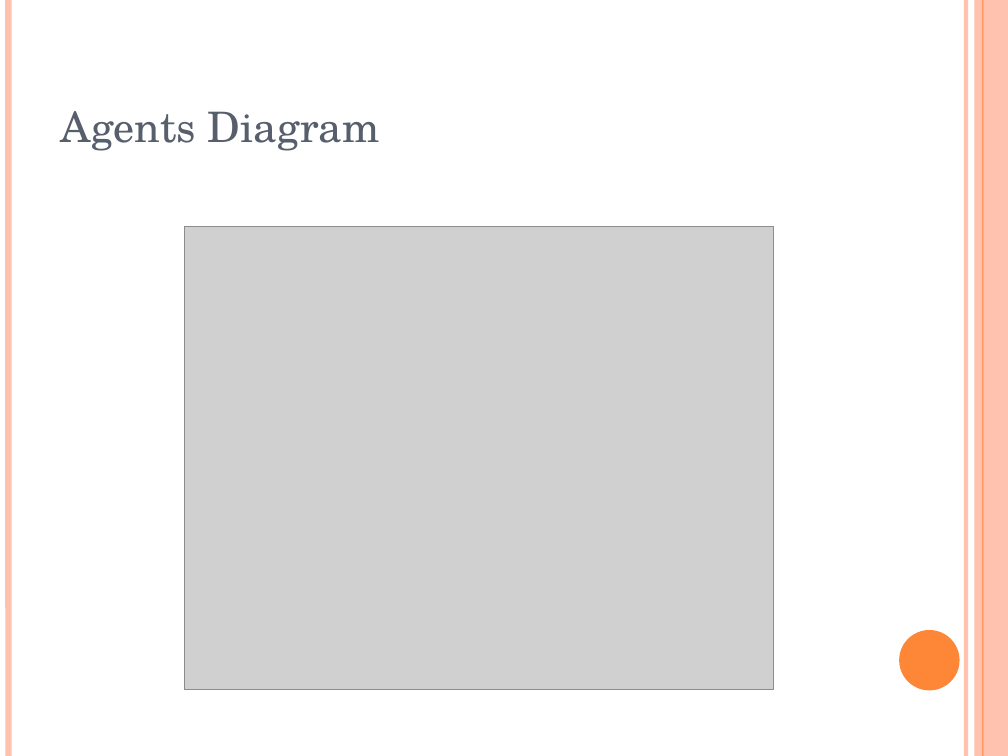
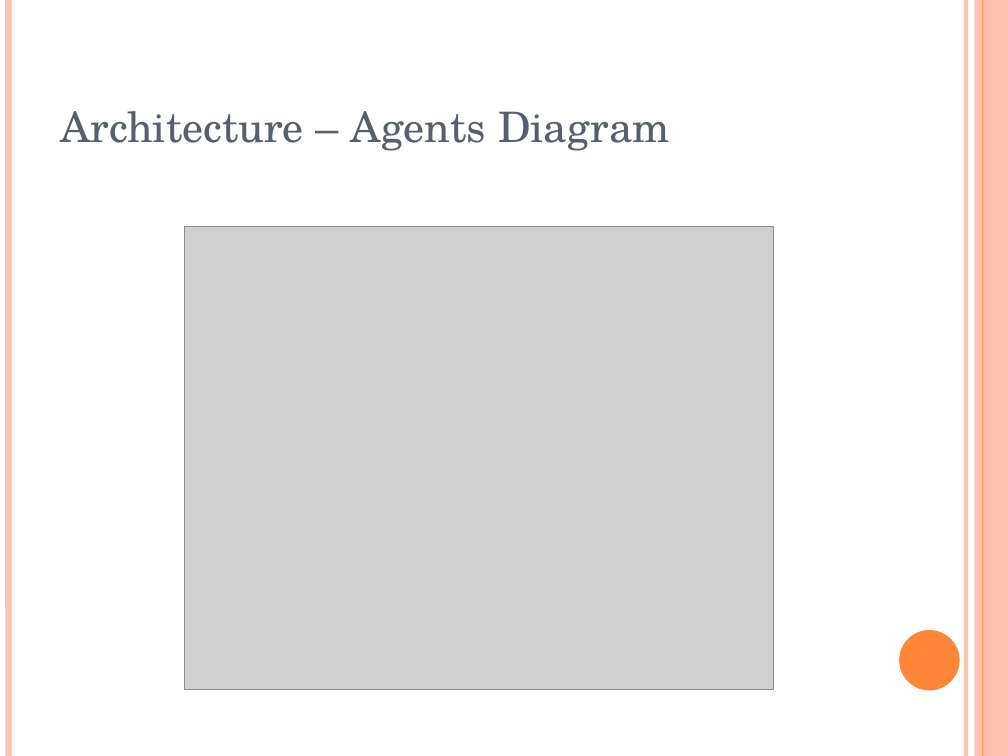
Before and after one commit to oscar-lima/sdp_ws2013_pcl, a slide deck: slide 8 of doc/apcl_presentation.pptx. Drawn at 1008x756 pixels with LibreOffice and Linux fonts; fonts in the diff are those of the drawing; grey boxes stand for pictures. Boxes give left, top, right and bottom in pixels: in the first picture for what was removed or moved away, otherwise in the second. Text is boxed around its words. In the diff, an @@ line names an element or a change of style, - is before the commit and + after.

```diff
--- a/doc/apcl_presentation.pptx
+++ b/doc/apcl_presentation.pptx
@@ text at (x1=60, y1=111, x2=670, y2=151): text changed @@
-Agents Diagram
+  Architecture – Agents Diagram
```
Also in this commit, not shown: 5 other slides changed, 4 slides added, 2 slides removed.
